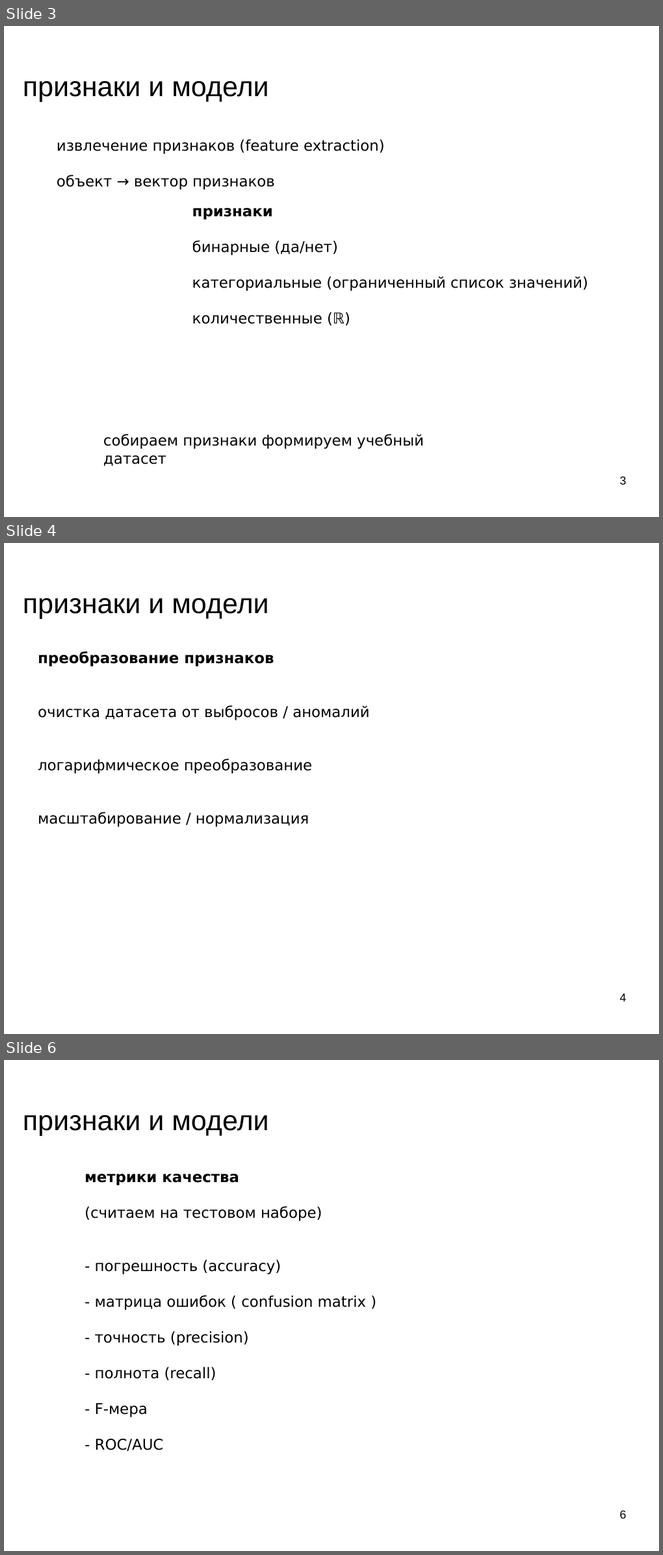
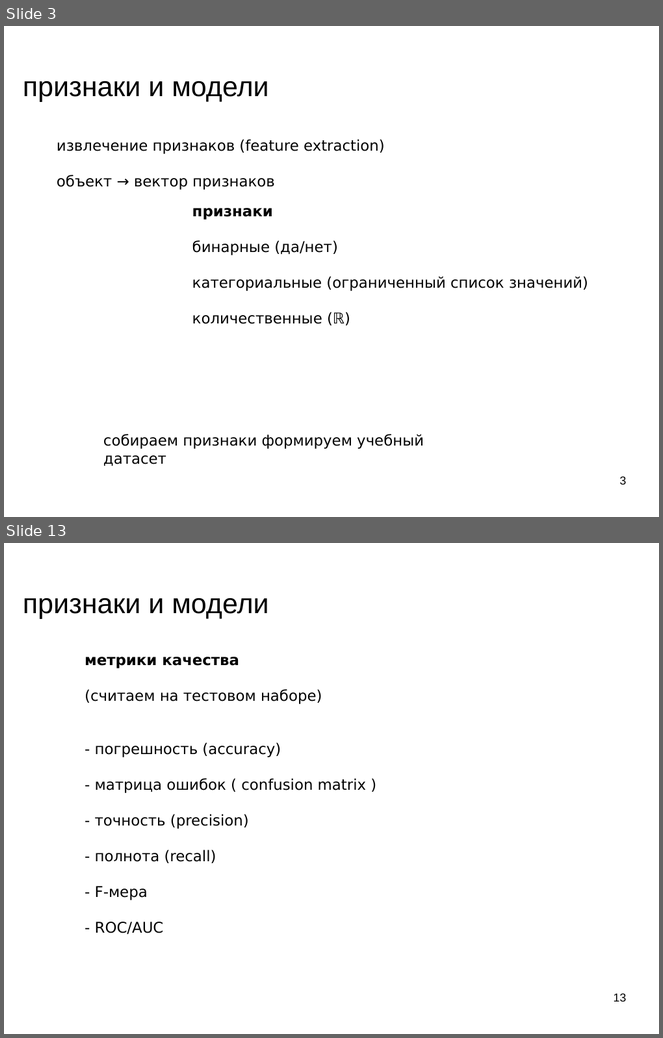
Before and after one commit to mechanoid5/ml_lectorium_legacy, a slide deck: 12-fetch-anomal.odp. Shown one above the other, each under a label of ours: slides 3, 4 and 6 before the commit, slides 3 and 13 after it; the slides between them are not shown. The pictures are 663x1555 and 663x1038 pixels, drawn with LibreOffice and Linux fonts; fonts in the diff are those of the drawing; background and template pictures are left out. Boxes give left, top, right and bottom in pixels: in the first picture for what was removed or moved away, otherwise in the second. Text is boxed around its words. In the diff, an @@ line names an element or a change of style, - is before the commit and + after.

```diff
--- a/12-fetch-anomal.odp
+++ b/12-fetch-anomal.odp
@@ slide 4 removed at (4, 543, 659, 1034), background picture (left out) @@
@@ title removed at (23, 598, 269, 618) @@
-признаки и модели
@@ text removed at (38, 652, 369, 827) @@
-преобразование признаков
-очистка датасета от выбросов / аномалий
-логарифмическое преобразование
-масштабирование / нормализация
@@ page number removed at (620, 993, 627, 1002) @@
-4
@@ what was slide 6 is now slide 13 @@
@@ page number at (614, 993, 627, 1002): text changed @@
-6
+13
```
Also in this commit, not shown: 9 slides added, 1 other slide removed, 1 other file.
